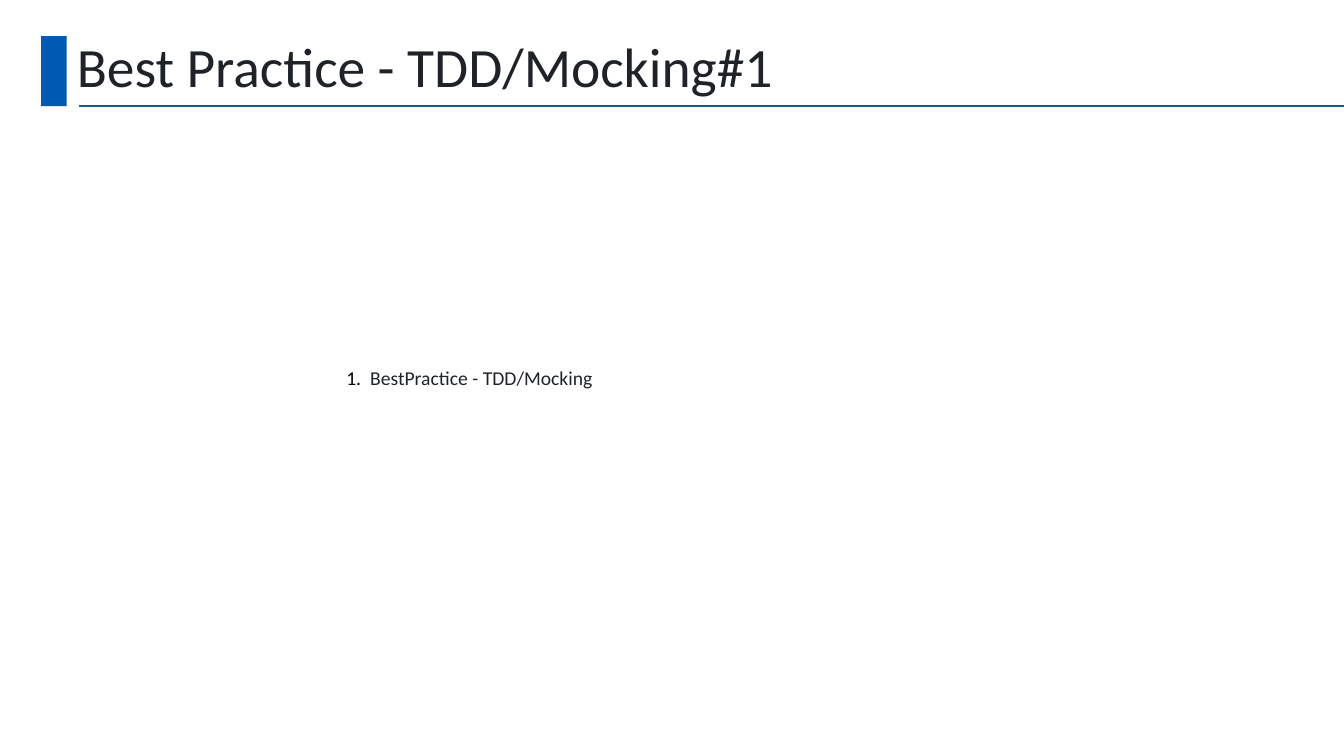
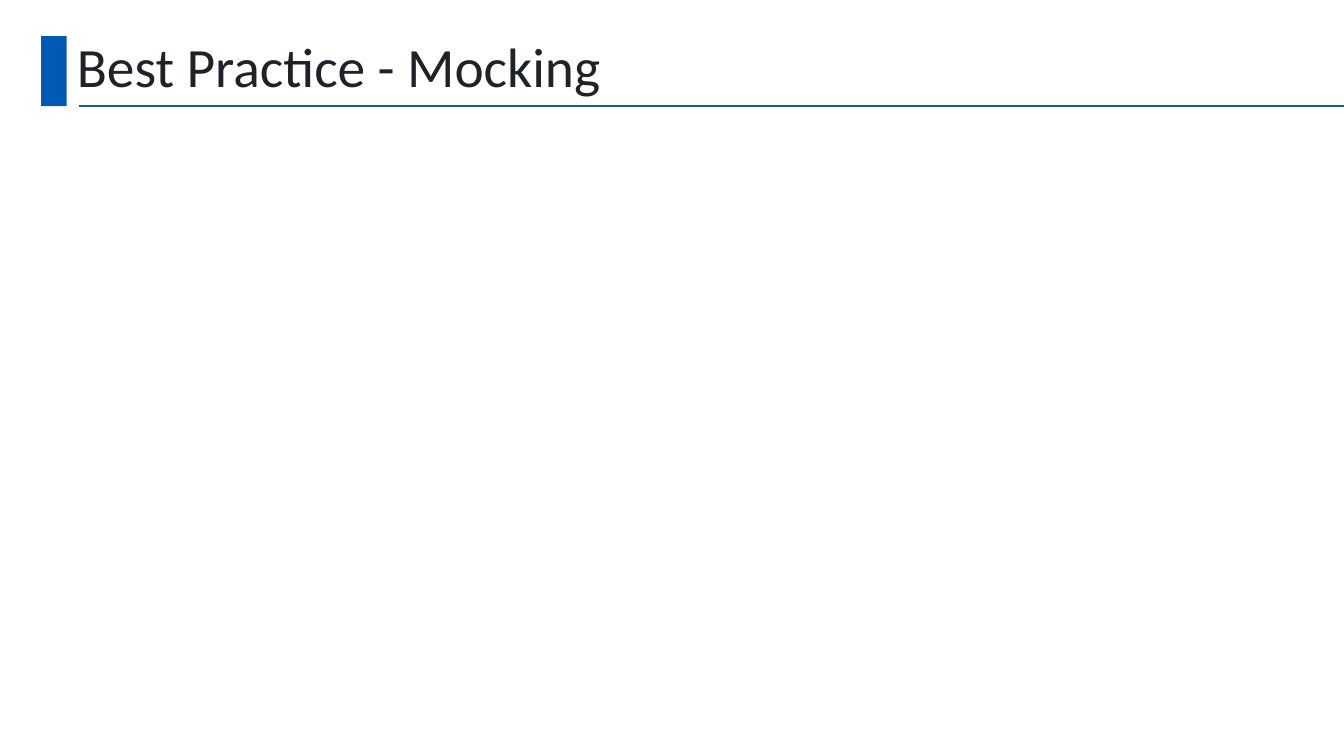
Before and after one commit to ehju/SSD_Project_BOYSCOUT, a slide deck: slide 13 of BOYSCOUT_PT.pptx. Drawn at 1344x756 pixels with LibreOffice and Linux fonts; fonts in the diff are those of the drawing. Boxes give left, top, right and bottom in pixels: in the first picture for what was removed or moved away, otherwise in the second. Text is boxed around its words. In the diff, an @@ line names an element or a change of style, - is before the commit and + after.

```diff
--- a/BOYSCOUT_PT.pptx
+++ b/BOYSCOUT_PT.pptx
@@ title at <box>77,48,600,97</box>: text changed @@
-Best Practice - TDD/Mocking#1
+Best Practice - Mocking
@@ text removed at <box>370,371,593,389</box> @@
-1. BestPractice - TDD/Mocking
```
Also in this commit, not shown: 4 other slides changed, 2 slides removed.
